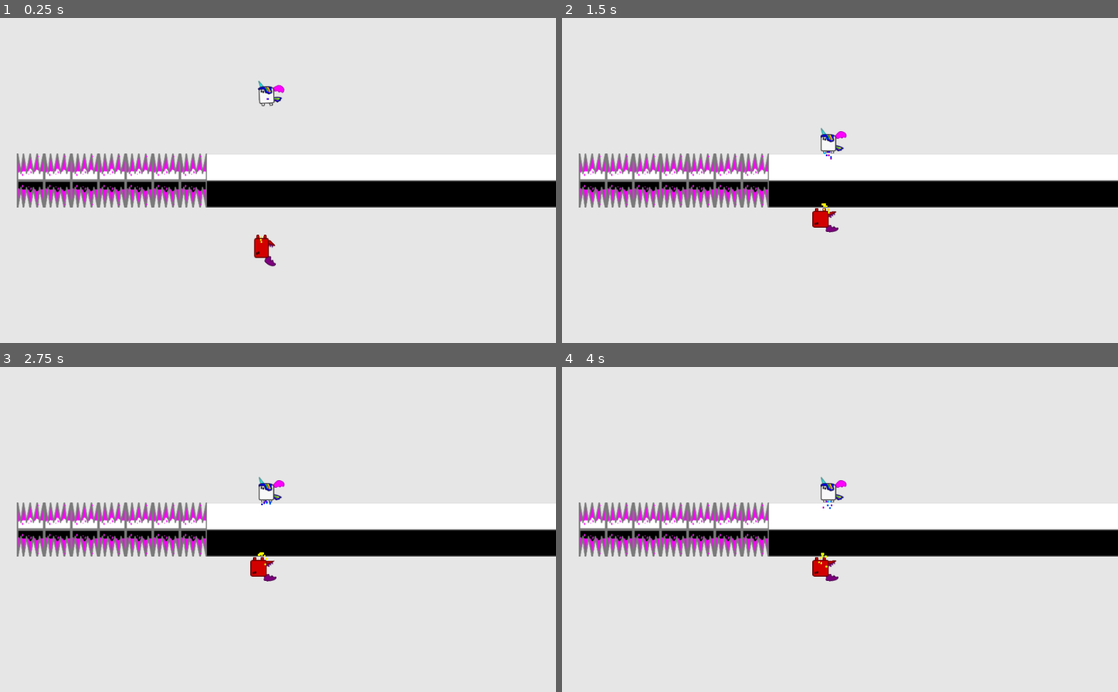
Above: before the commit, frames 1-4 (two rows, left to right).
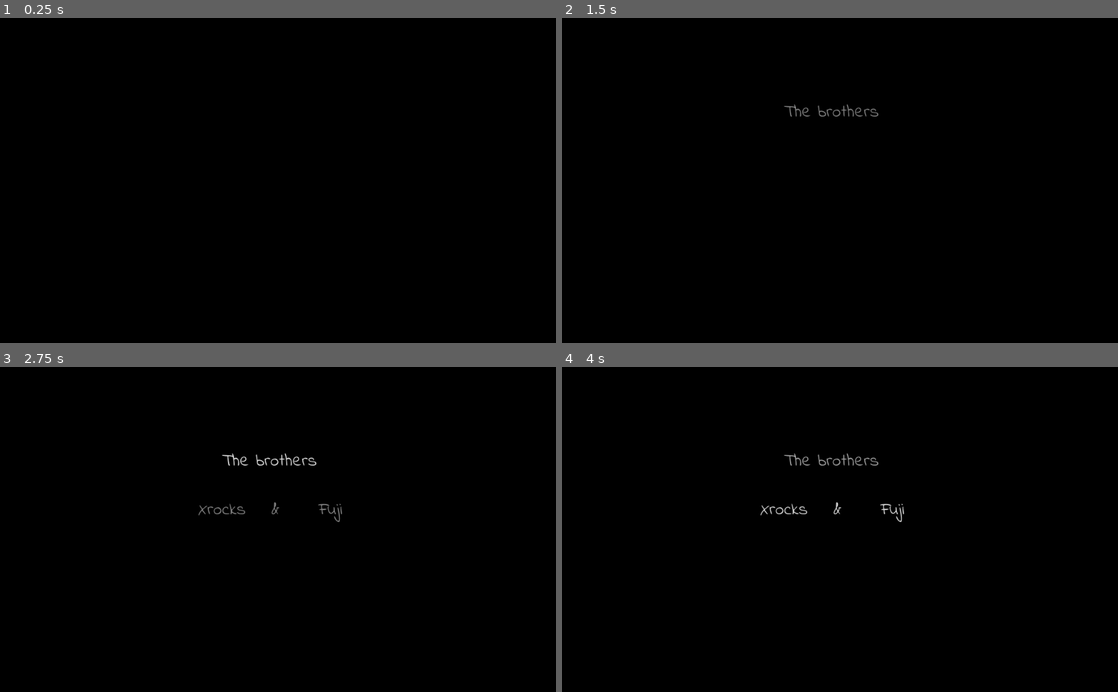
Above: after the commit, the same moments.

Repository: GameDrivenDesign/2-World-Co-Op-Color-Spray-Discovery-And-Jump-N-Run-2D
Game: Godot game, scene res://introScene.tscn
Same seed, same stepped clock (60 frames per second), same inputs: the game is played once before the commit and once after it. Before the commit the project starts from res://World/World.tscn.
Inputs:
- Up to frame 1 (0.25 s): no input
- Up to frame 2 (1.5 s): no input
- Up to frame 3 (2.75 s): no input
- Up to frame 4 (4 s): tap Enter at 3.5 s

The runs differ from the first frame. In frame 1, 95% of the frame differs, in the area x 0-100%, y 0-100%; in frame 2, 95%; in frame 3, 95%; in frame 4, 95%.
Error before the commit: Invalid get index 'y' (on base: 'Nil'). (res://Player/unicorn.gd:67)

Commit message:
integrate introscene

Diff:
--- /dev/null
+++ b/introScene.gd
@@ -0,0 +1,10 @@
+extends Node2D
+
+func _ready():
+	$AnimationPlayer.play("visible")
+
+	$Dragon/Node2D/AnimationPlayer.play('walking')
+	$unicorn/Node2D/AnimationPlayer.play('walking')
+
+	yield(get_tree().create_timer(24), "timeout")
+	get_tree().change_scene("res://World/World.tscn")
--- a/introScene.tscn
+++ b/introScene.tscn
@@ -1,16 +1,17 @@
-[gd_scene load_steps=12 format=2]
-
-[ext_resource path="res://Player/Dragon.tscn" type="PackedScene" id=1]
-[ext_resource path="res://Player/unicorn.tscn" type="PackedScene" id=2]
-[ext_resource path="res://Fonts/IndieFlower.ttf" type="DynamicFontData" id=3]
-[ext_resource path="res://introScene_scene2_background.png" type="Texture" id=4]
+[gd_scene load_steps=13 format=2]
+
+[ext_resource path="res://introScene.gd" type="Script" id=1]
+[ext_resource path="res://introScene_scene2_background.png" type="Texture" id=2]
+[ext_resource path="res://Player/Dragon.tscn" type="PackedScene" id=3]
+[ext_resource path="res://Player/unicorn.tscn" type="PackedScene" id=4]
+[ext_resource path="res://Fonts/IndieFlower.ttf" type="DynamicFontData" id=5]
 
 [sub_resource type="DynamicFont" id=1]
 
 size = 32
 use_mipmaps = false
 use_filter = false
-font_data = ExtResource( 3 )
+font_data = ExtResource( 5 )
 _sections_unfolded = [ "Font", "Settings" ]
 
 [sub_resource type="DynamicFont" id=2]
@@ -18,13 +19,13 @@
 size = 32
 use_mipmaps = true
 use_filter = true
-font_data = ExtResource( 3 )
+font_data = ExtResource( 5 )
 _sections_unfolded = [ "Font", "Settings" ]
 
 [sub_resource type="Animation" id=3]
 
 resource_name = "visible"
-length = 22.0
+length = 38.0
 loop = false
 step = 0.25
 tracks/0/type = "value"
@@ -82,7 +83,7 @@
 tracks/4/imported = false
 tracks/4/enabled = true
 tracks/4/keys = {
-"times": PoolRealArray( 0, 6.5, 7.75, 10, 16.25, 20, 21.5 ),
+"times": PoolRealArray( 0, 6.5, 7.75, 10, 20.5, 24.25, 25.75 ),
 "transitions": PoolRealArray( 1, 1, 1, 1, 1, 1, 1 ),
 "update": 0,
 "values": [ Color( 0, 0, 0, 0 ), Color( 0, 0, 0, 0 ), Color( 0, 0, 0, 1 ), Color( 0, 0, 0, 0 ), Color( 0, 0, 0, 0 ), Color( 0, 0, 0, 0 ), Color( 0, 0, 0, 1 ) ]
@@ -106,10 +107,10 @@
 tracks/6/imported = false
 tracks/6/enabled = true
 tracks/6/keys = {
-"times": PoolRealArray( 0, 8.5, 9.5 ),
-"transitions": PoolRealArray( 1, 1, 1 ),
-"update": 0,
-"values": [ Color( 1, 1, 1, 0 ), Color( 1, 1, 1, 0 ), Color( 1, 1, 1, 1 ) ]
+"times": PoolRealArray( 0, 8.5, 9.5, 14.75, 15.75 ),
+"transitions": PoolRealArray( 1, 1, 1, 1, 1 ),
+"update": 0,
+"values": [ Color( 1, 1, 1, 0 ), Color( 1, 1, 1, 0 ), Color( 1, 1, 1, 1 ), Color( 1, 1, 1, 1 ), Color( 1, 1, 1, 0 ) ]
 }
 tracks/7/type = "value"
 tracks/7/path = NodePath("introScene_scene2_background:position")
@@ -142,10 +143,10 @@
 tracks/9/imported = false
 tracks/9/enabled = true
 tracks/9/keys = {
-"times": PoolRealArray( 0, 12.25, 13.75 ),
-"transitions": PoolRealArray( 1, 1, 1 ),
-"update": 0,
-"values": [ Color( 1, 1, 1, 0 ), Color( 1, 1, 1, 0 ), Color( 1, 1, 1, 1 ) ]
+"times": PoolRealArray( 0, 12.25, 13.75, 14.75, 15.75 ),
+"transitions": PoolRealArray( 1, 1, 1, 1, 1 ),
+"update": 0,
+"values": [ Color( 1, 1, 1, 0 ), Color( 1, 1, 1, 0 ), Color( 1, 1, 1, 1 ), Color( 1, 1, 1, 1 ), Color( 1, 1, 1, 0 ) ]
 }
 tracks/10/type = "value"
 tracks/10/path = NodePath("unicorn:position")
@@ -154,7 +155,7 @@
 tracks/10/imported = false
 tracks/10/enabled = true
 tracks/10/keys = {
-"times": PoolRealArray( 7.5, 8, 15 ),
+"times": PoolRealArray( 7.5, 8, 19.25 ),
 "transitions": PoolRealArray( 1, 1, 1 ),
 "update": 0,
 "values": [ Vector2( 606.594, 371.83 ), Vector2( 600, 317.956 ), Vector2( 600, 317.956 ) ]
@@ -178,7 +179,7 @@
 tracks/12/imported = false
 tracks/12/enabled = true
 tracks/12/keys = {
-"times": PoolRealArray( 15.5, 15.75, 16, 16.25, 16.5, 16.75, 17, 17.25, 17.5, 17.75 ),
+"times": PoolRealArray( 19.75, 20, 20.25, 20.5, 20.75, 21, 21.25, 21.5, 21.75, 22 ),
 "transitions": PoolRealArray( 1, 1, 1, 1, 1, 1, 1, 1, 1, 1 ),
 "update": 0,
 "values": [ Vector2( 511.217, 240.84 ), Vector2( 520.884, 426.174 ), Vector2( 227.55, 209.007 ), Vector2( 840.217, 265.84 ), Vector2( 346.55, 476.174 ), Vector2( 758.884, 156.507 ), Vector2( 463.217, 110.84 ), Vector2( 534.55, 441.507 ), Vector2( 117.883, 163.173 ), Vector2( 137.217, 334.84 ) ]
@@ -190,7 +191,7 @@
 tracks/13/imported = false
 tracks/13/enabled = true
 tracks/13/keys = {
-"times": PoolRealArray( 14.5, 15, 17.25, 17.75 ),
+"times": PoolRealArray( 18.75, 19.25, 21.5, 22 ),
 "transitions": PoolRealArray( 1, 1, 1, 1 ),
 "update": 1,
 "values": [ false, true, true, false ]
@@ -202,10 +203,22 @@
 tracks/14/imported = false
 tracks/14/enabled = true
 tracks/14/keys = {
-"times": PoolRealArray( 0, 17.5, 17.75 ),
+"times": PoolRealArray( 0, 21.75, 22 ),
 "transitions": PoolRealArray( 1, 1, 1 ),
 "update": 0,
 "values": [ Vector2( 181, -232 ), Vector2( 181, -232 ), Vector2( 178, 172 ) ]
+}
+tracks/15/type = "value"
+tracks/15/path = NodePath("suddenly:rect_position")
+tracks/15/interp = 1
+tracks/15/loop_wrap = true
+tracks/15/imported = false
+tracks/15/enabled = true
+tracks/15/keys = {
+"times": PoolRealArray( 16.25, 16.5, 17.75, 18 ),
+"transitions": PoolRealArray( 1, 1, 1, 1 ),
+"update": 0,
+"values": [ Vector2( 64, 621 ), Vector2( 56, 162 ), Vector2( 56, 162 ), Vector2( 59, -368 ) ]
 }
 
 [sub_resource type="DynamicFont" id=4]
@@ -268,24 +281,57 @@
 size = 128
 use_mipmaps = false
 use_filter = false
-font_data = ExtResource( 3 )
+font_data = ExtResource( 5 )
 _sections_unfolded = [ "Font", "Settings" ]
 
 [node name="introScene" type="Node2D" index="0"]
 
-[node name="Dragon" parent="." index="0" instance=ExtResource( 1 )]
-
+script = ExtResource( 1 )
+
+[node name="background" type="ColorRect" parent="." index="0"]
+
+anchor_left = 0.0
+anchor_top = 0.0
+anchor_right = 0.0
+anchor_bottom = 0.0
+margin_right = 1024.0
+margin_bottom = 600.0
+rect_pivot_offset = Vector2( 0, 0 )
+rect_clip_content = false
+mouse_filter = 0
+mouse_default_cursor_shape = 0
+size_flags_horizontal = 1
+size_flags_vertical = 1
+color = Color( 0, 0, 0, 1 )
+_sections_unfolded = [ "Rect" ]
+__meta__ = {
+"_edit_lock_": true
+}
+
+[node name="introScene_scene2_background" type="Sprite" parent="." index="1"]
+
+modulate = Color( 1, 1, 1, 0.714286 )
+position = Vector2( 511.001, 360.695 )
+texture = ExtResource( 2 )
+_sections_unfolded = [ "Visibility" ]
+
+[node name="Dragon" parent="." index="2" instance=ExtResource( 3 )]
+
+modulate = Color( 1, 1, 1, 0.714286 )
 position = Vector2( 417.674, 311.72 )
 rotation = -0.0135099
 scale = Vector2( 1.00198, 1 )
 _sections_unfolded = [ "Visibility" ]
-
-[node name="unicorn" parent="." index="1" instance=ExtResource( 2 )]
-
+winScreen = true
+
+[node name="unicorn" parent="." index="3" instance=ExtResource( 4 )]
+
+modulate = Color( 1, 1, 1, 0.714286 )
 position = Vector2( 600, 317.956 )
 _sections_unfolded = [ "Transform", "Visibility", "Z Index" ]
-
-[node name="Label" type="Label" parent="." index="2"]
+winScreen = true
+
+[node name="Label" type="Label" parent="." index="4"]
 
 modulate = Color( 1, 1, 1, 0 )
 anchor_left = 0.0
@@ -309,7 +355,7 @@
 max_lines_visible = -1
 _sections_unfolded = [ "Visibility", "custom_fonts" ]
 
-[node name="Label2" type="Label" parent="." index="3"]
+[node name="Label2" type="Label" parent="." index="5"]
 
 modulate = Color( 1, 1, 1, 0 )
 anchor_left = 0.0
@@ -333,7 +379,7 @@
 max_lines_visible = -1
 _sections_unfolded = [ "Rect", "Visibility", "custom_fonts", "custom_styles" ]
 
-[node name="AnimationPlayer" type="AnimationPlayer" parent="." index="4"]
+[node name="AnimationPlayer" type="AnimationPlayer" parent="." index="6"]
 
 root_node = NodePath("..")
 autoplay = ""
@@ -343,13 +389,7 @@
 anims/visible = SubResource( 3 )
 blend_times = [  ]
 
-[node name="introScene_scene2_background" type="Sprite" parent="." index="5"]
-
-position = Vector2( 511.001, 360.695 )
-texture = ExtResource( 4 )
-_sections_unfolded = [ "Visibility" ]
-
-[node name="Label3" type="Label" parent="." index="6"]
+[node name="Label3" type="Label" parent="." index="7"]
 
 anchor_left = 0.0
 anchor_top = 0.0
@@ -372,8 +412,9 @@
 max_lines_visible = -1
 _sections_unfolded = [ "Visibility", "custom_fonts" ]
 
-[node name="Label4" type="Label" parent="." index="7"]
-
+[node name="Label4" type="Label" parent="." index="8"]
+
+modulate = Color( 1, 1, 1, 0 )
 anchor_left = 0.0
 anchor_top = 0.0
 anchor_right = 0.0
@@ -395,7 +436,7 @@
 max_lines_visible = -1
 _sections_unfolded = [ "Visibility", "custom_fonts" ]
 
-[node name="EXPLOSOOON" type="Particles2D" parent="." index="8"]
+[node name="EXPLOSOOON" type="Particles2D" parent="." index="9"]
 
 position = Vector2( 137.217, 334.84 )
 emitting = false
@@ -418,16 +459,16 @@
 v_frames = 1
 _sections_unfolded = [ "Drawing", "Process Material" ]
 
-[node name="paerpjam" type="Label" parent="." index="9"]
-
-anchor_left = 0.0
-anchor_top = 0.0
-anchor_right = 0.0
-anchor_bottom = 0.0
-margin_left = 178.0
-margin_top = 172.0
-margin_right = 804.0
-margin_bottom = 360.0
+[node name="paerpjam" type="Label" parent="." index="10"]
+
+anchor_left = 0.0
+anchor_top = 0.0
+anchor_right = 0.0
+anchor_bottom = 0.0
+margin_left = 181.0
+margin_top = -232.0
+margin_right = 807.0
+margin_bottom = -44.0
 rect_pivot_offset = Vector2( 0, 0 )
 rect_clip_content = false
 mouse_filter = 2
@@ -441,7 +482,30 @@
 max_lines_visible = -1
 _sections_unfolded = [ "Visibility", "custom_fonts" ]
 
-[node name="overlayFading" type="ColorRect" parent="." index="10"]
+[node name="suddenly" type="Label" parent="." index="11"]
+
+anchor_left = 0.0
+anchor_top = 0.0
+anchor_right = 0.0
+anchor_bottom = 0.0
+margin_left = 64.0
+margin_top = 621.0
+margin_right = 968.0
+margin_bottom = 809.0
+rect_pivot_offset = Vector2( 0, 0 )
+rect_clip_content = false
+mouse_filter = 2
+mouse_default_cursor_shape = 0
+size_flags_horizontal = 1
+size_flags_vertical = 4
+custom_fonts/font = SubResource( 7 )
+text = "when suddenly ..."
+percent_visible = 1.0
+lines_skipped = 0
+max_lines_visible = -1
+_sections_unfolded = [ "Visibility", "custom_fonts" ]
+
+[node name="overlayFading" type="ColorRect" parent="." index="12"]
 
 anchor_left = 0.0
 anchor_top = 0.0
@@ -455,5 +519,5 @@
 mouse_default_cursor_shape = 0
 size_flags_horizontal = 1
 size_flags_vertical = 1
-color = Color( 0, 0, 0, 1 )
+color = Color( 0, 0, 0, 0 )
 _sections_unfolded = [ "Rect", "Visibility" ]
--- a/project.godot
+++ b/project.godot
@@ -11,7 +11,7 @@
 [application]
 
 config/name="2WCOCSDAJNR2D"
-run/main_scene="res://World/World.tscn"
+run/main_scene="res://introScene.tscn"
 config/icon="res://icon.png"
 
 [autoload]
Not shown: 2 places in introScene.tscn that only renumber resources
